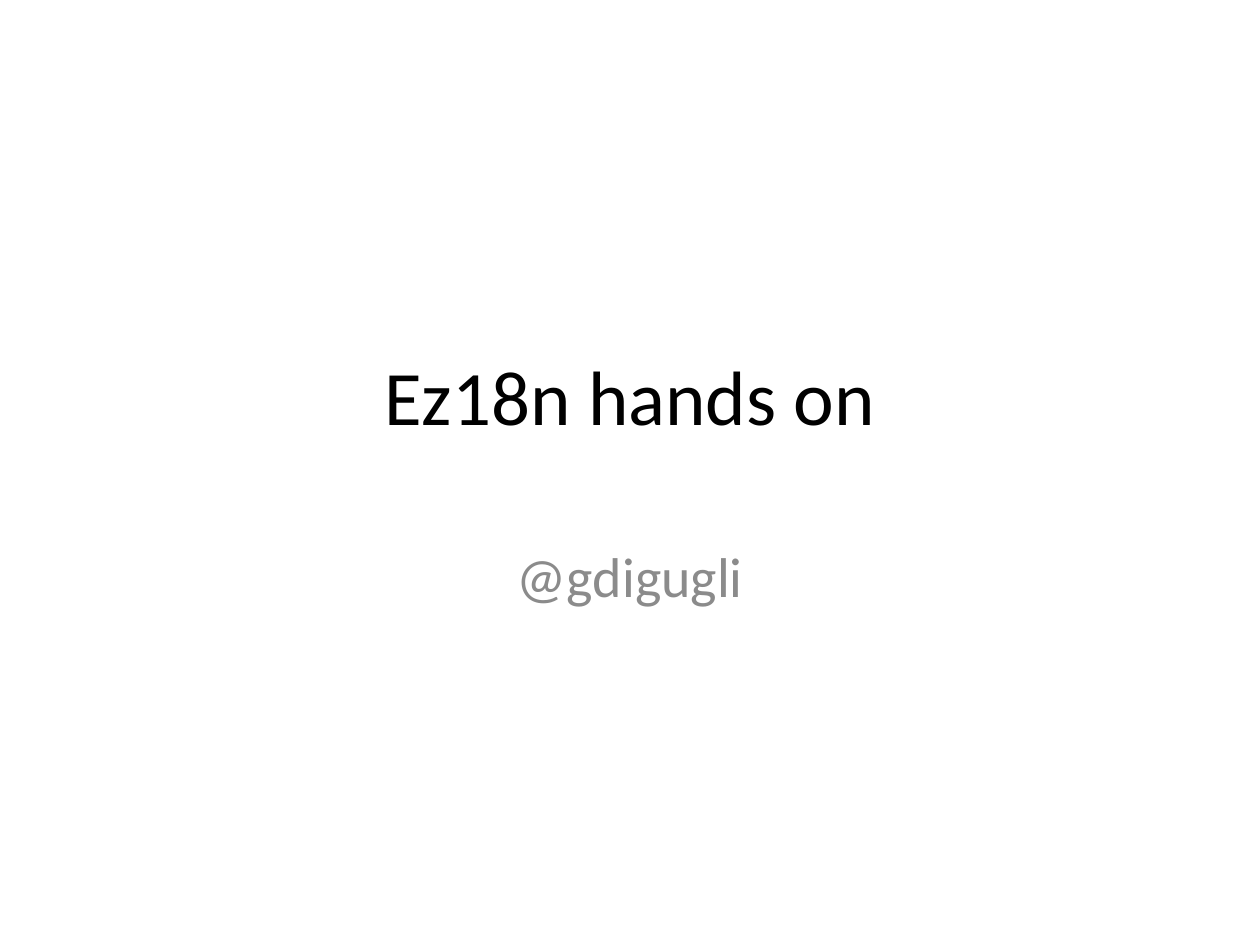
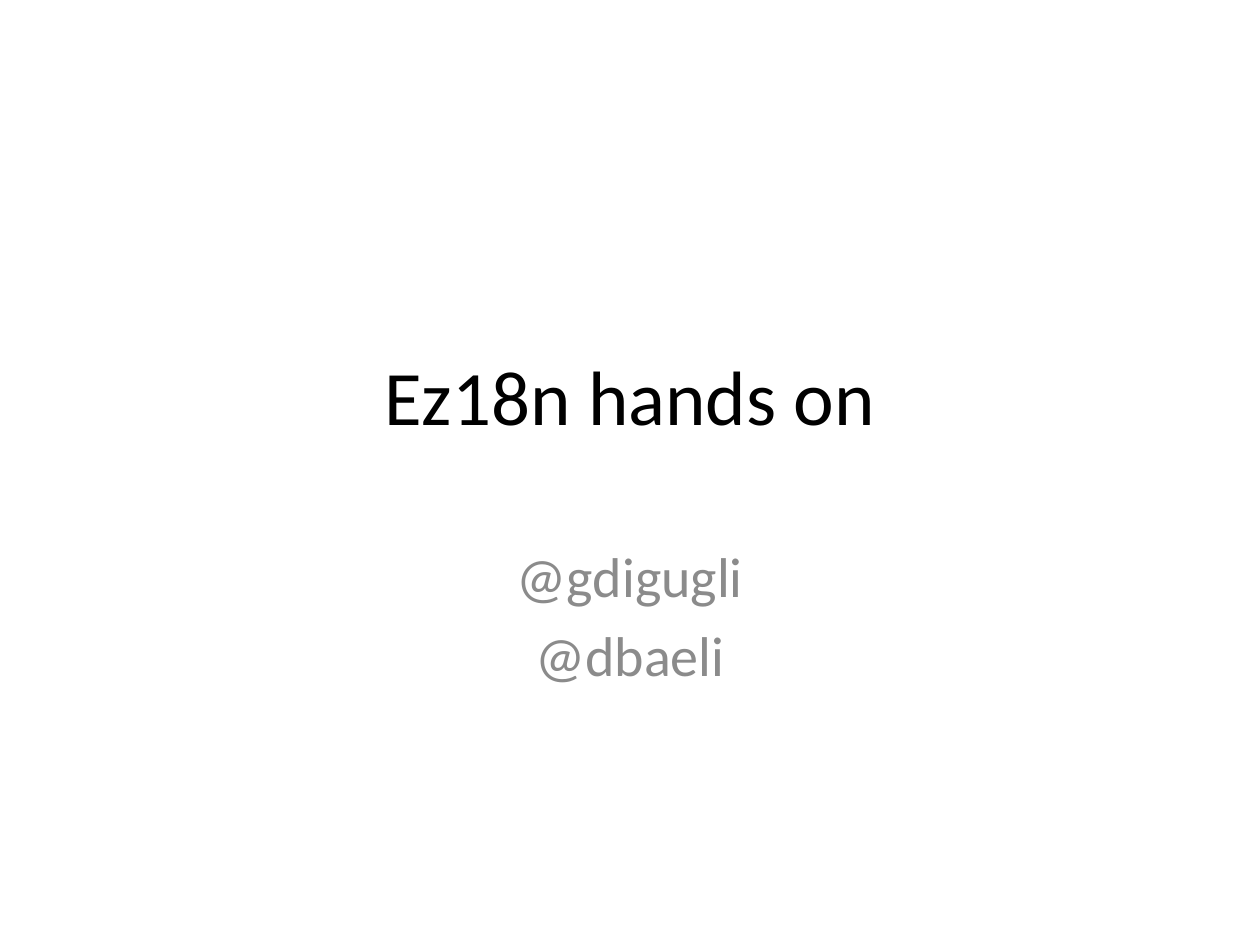
Before and after one commit to dbaeli/ez18n, a slide deck: slide 1 of ez18n-slides/ez18n_hands_on.pptx. Drawn at 1260x945 pixels with LibreOffice and Linux fonts; fonts in the diff are those of the drawing; background and template pictures are left out. Boxes give left, top, right and bottom in pixels: in the first picture for what was removed or moved away, otherwise in the second. Text is boxed around its words. In the diff, an @@ line names an element or a change of style, - is before the commit and + after.

```diff
--- a/ez18n-slides/ez18n_hands_on.pptx
+++ b/ez18n-slides/ez18n_hands_on.pptx
@@ subtitle at <box>535,637,724,682</box>: paragraph added @@
+@dbaeli
```
Also in this commit, not shown: 1 slide added, 3 other files.
